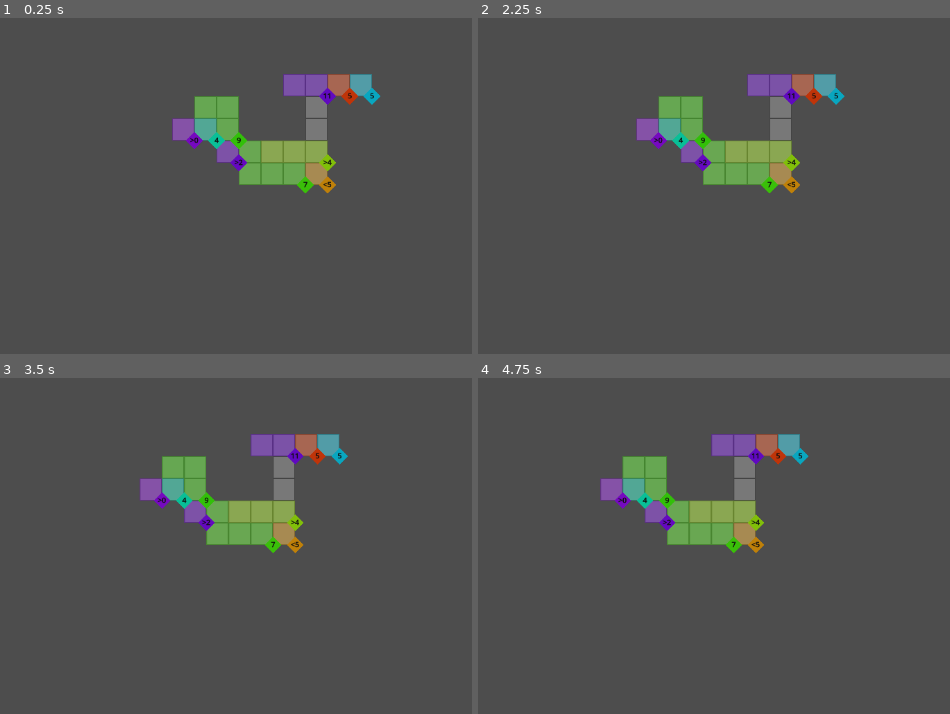
Above: before the commit, frames 1-4 (two rows, left to right).
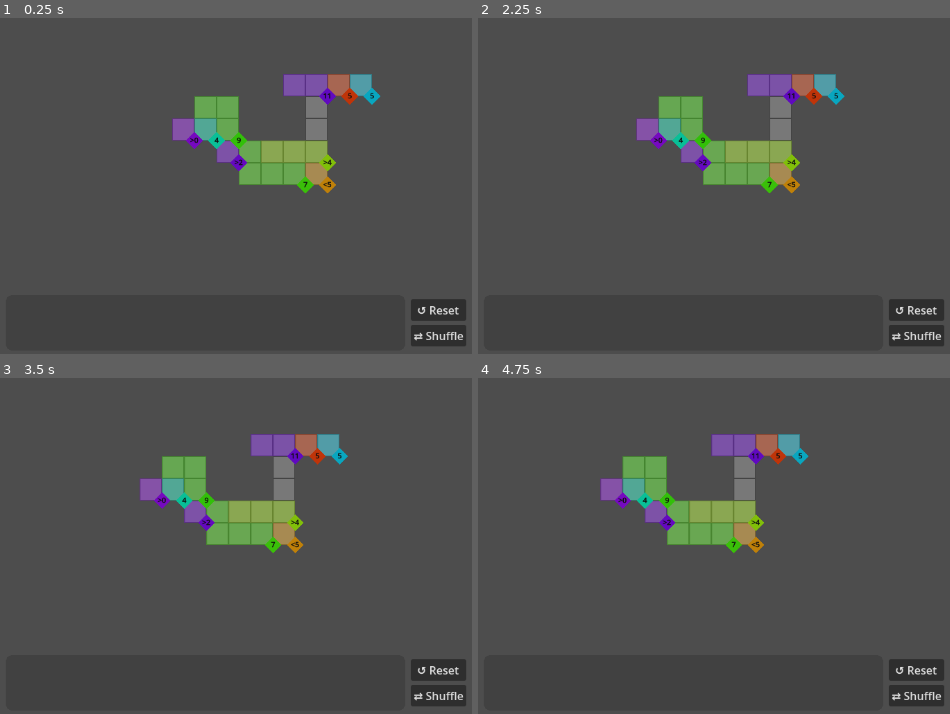
Above: after the commit, the same moments.

Repository: Javen-W/Ritz
Game: Godot game, scene res://game.tscn
The game is run twice, just before and just after one commit, with the same random seed, the same clock (stepped at 60 frames per second) and the same inputs.
Inputs (mouse positions are in pixels of both pictures, inside the frame that each line leads up to):
- Up to frame 1 (0.25 s): no input
- Up to frame 2 (2.25 s): click (916, 337) at 0.5 s, where only the run after the commit has a clickable "⇄ Shuffle"; click (916, 310) at 1.25 s, where only the run after the commit has a clickable "↺ Reset"; tap Enter at 2 s; move the mouse to (860, 108) at 2.02 s; hold Right (ui_right) from 2.03 s (still down); click (860, 108) at 2.17 s
- Up to frame 3 (3.5 s): tap Space (ui_select) at 2.27 s; release Right (ui_right) at 2.75 s; drag from (47, 512) to (174, 468) at 2.77 s
- Up to frame 4 (4.75 s): tap Space (ui_select) at 3.5 s; move the mouse to (761, 391) at 3.52 s; hold Right (ui_right) 3.53-4.25 s; drag from (643, 579) to (657, 468) at 4.27 s

The runs differ from the first frame. In frame 1, 1.4% of the frame differs, in the area x 87-99%, y 83-98%; in frame 2, 1.4%; in frame 3, 1.4%; in frame 4, 1.4%.
Error before the commit: Parse Error: Cannot infer the type of "a" variable because the value doesn't have a set type. (res://domino_panel.gd:56)

Commit message:
fix angle var type setting

Diff:
--- a/domino_panel.gd
+++ b/domino_panel.gd
@@ -49,11 +49,11 @@
 	var pts := PackedVector2Array()
 	r = minf(r, minf(w / 2.0, h / 2.0))
 	var corners := [Vector2(-w/2+r, -h/2+r), Vector2(w/2-r, -h/2+r),
-	                Vector2(w/2-r,  h/2-r),  Vector2(-w/2+r, h/2-r)]
+					Vector2(w/2-r,  h/2-r),  Vector2(-w/2+r, h/2-r)]
 	var angles := [PI, 3*PI/2, 0.0, PI/2]
 	for i in 4:
 		for s in segs + 1:
-			var a := angles[i] + (PI/2) * float(s) / float(segs)
+			var a : float = angles[i] + (PI/2) * float(s) / float(segs)
 			pts.append(corners[i] + Vector2(cos(a), sin(a)) * r)
 	return pts
 
